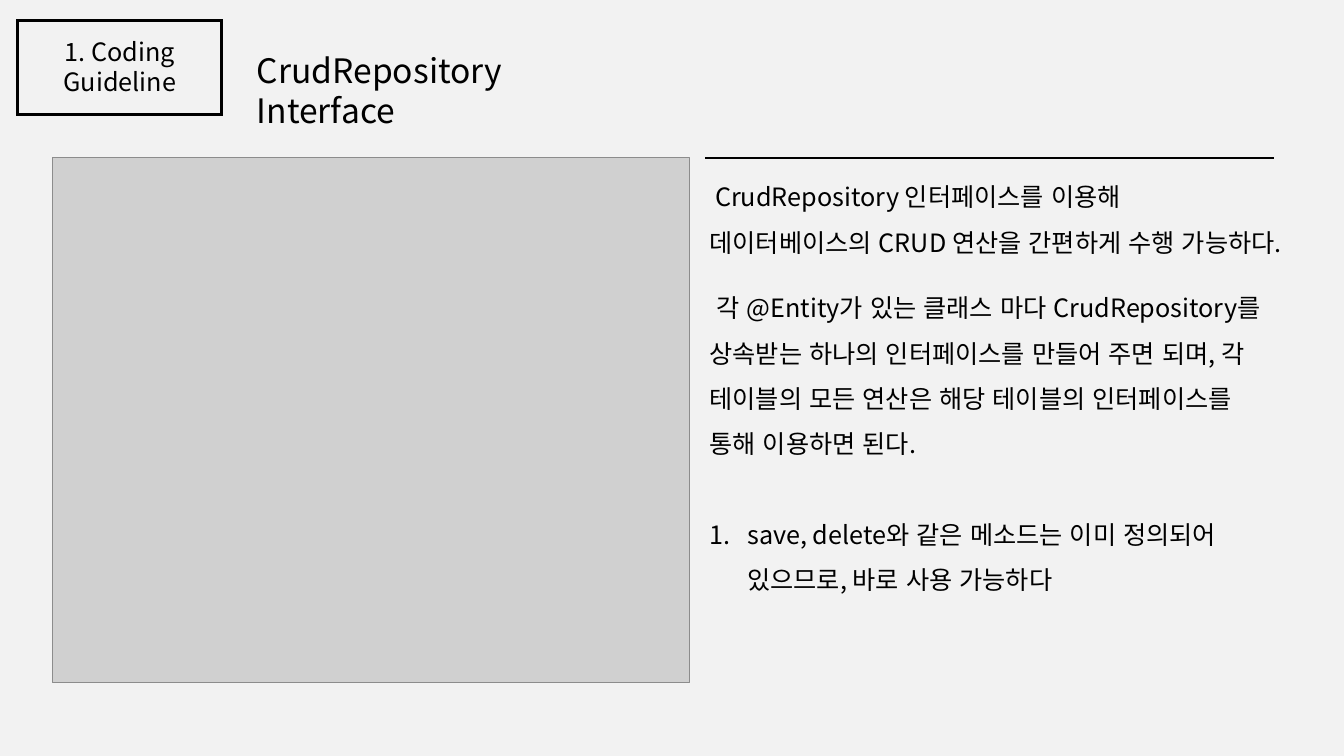
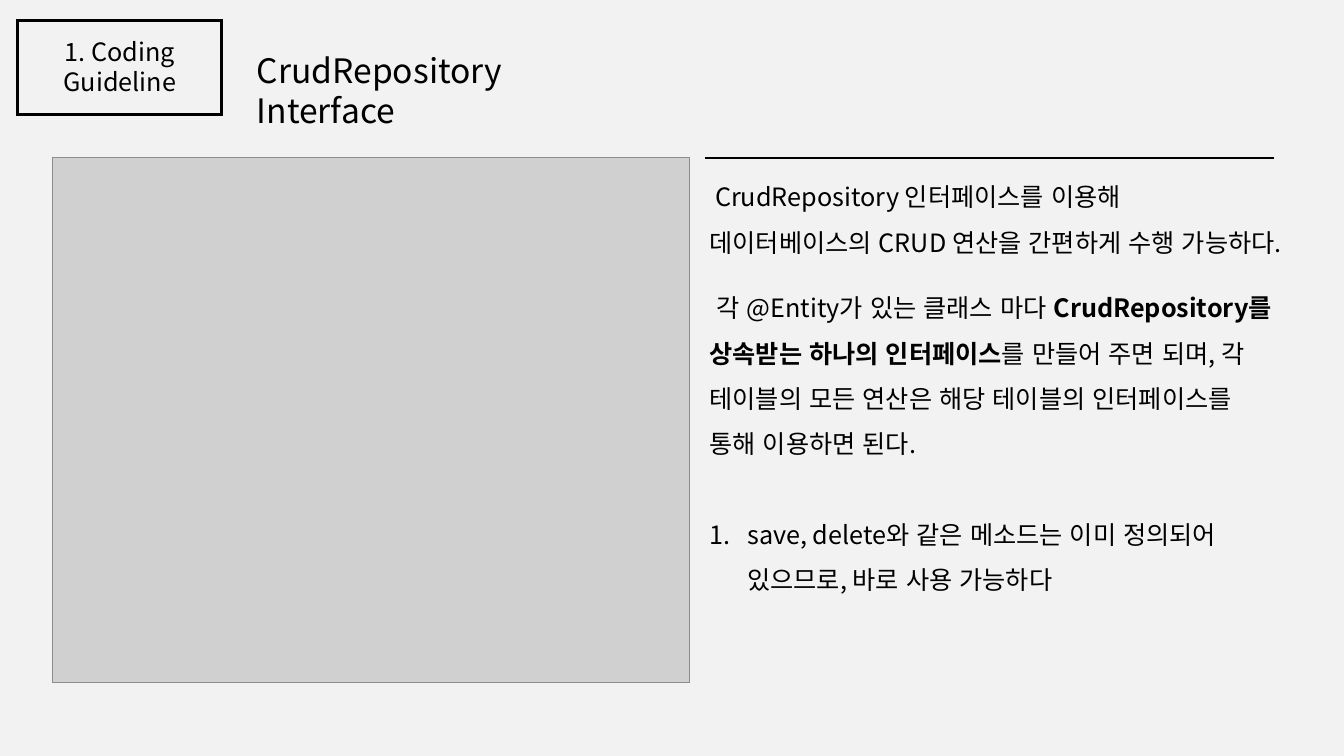
Before and after one commit to jisukim97/ChemicalManagementApplication, a slide deck: slide 9 of Document/2_Software Architect Documentation/Software Architecture Documentation 1.0.pptx (slide 8 before the commit). Drawn at 1344x756 pixels with LibreOffice and Linux fonts; fonts in the diff are those of the drawing; grey boxes stand for pictures. Boxes give left, top, right and bottom in pixels: in the first picture for what was removed or moved away, otherwise in the second. Text is boxed around its words. In the diff, an @@ line names an element or a change of style, - is before the commit and + after.

```diff
--- a/Document/2_Software Architect Documentation/Software Architecture Documentation 1.0.pptx
+++ b/Document/2_Software Architect Documentation/Software Architecture Documentation 1.0.pptx
@@ text at bbox=[709, 296, 1272, 455]: bold on in "CrudRepository를 상속받는 하나의 인터페이스를" @@
```
Also in this commit, not shown: 11 other slides changed, 3 slides added.
